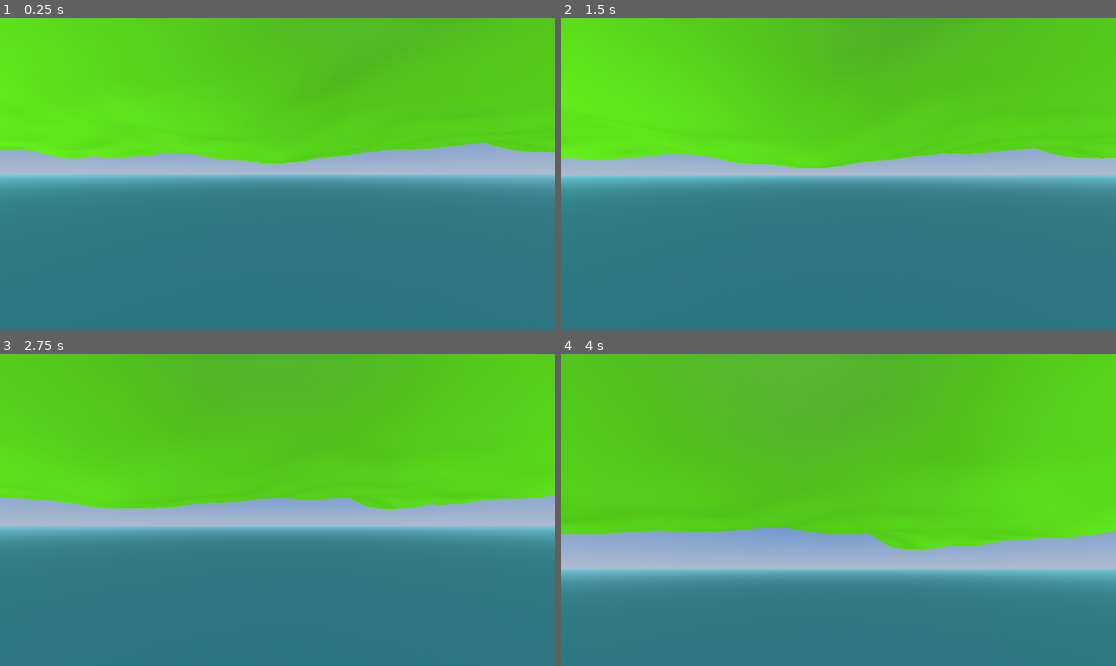
Above: before the commit, frames 1-4 (two rows, left to right).
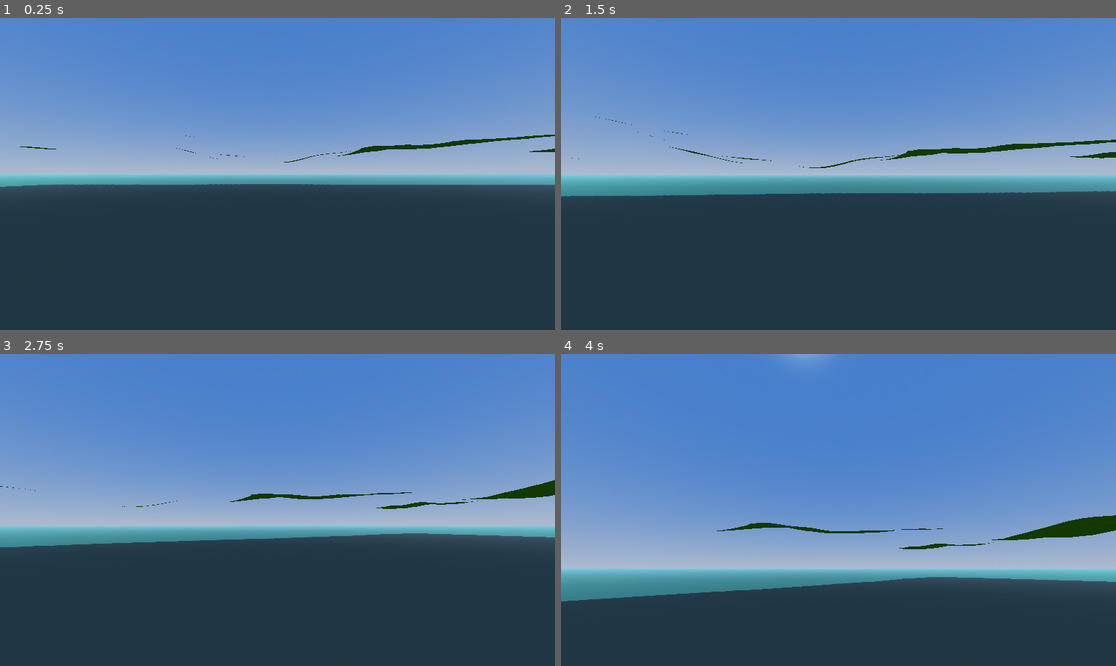
Above: after the commit, the same moments.

Repository: Caspianlake/SandboxGame
Game: Godot game, scene res://Scenes/root.tscn
The game is run twice, just before and just after one commit, with the same random seed, the same clock (stepped at 60 frames per second) and the same inputs.
Inputs (mouse positions are in pixels of both pictures, inside the frame that each line leads up to):
- Up to frame 1 (0.25 s): no input
- Up to frame 2 (1.5 s): tap Enter at 0.5 s; move the mouse to (866, 174) at 0.52 s; hold W (Forward) 0.53-1.28 s; hold \ (CameraLock) 0.53-1.28 s; tap Space (Jump) at 0.77 s; move the mouse to (727, 189) at 1.27 s; hold S (Backward) from 1.28 s (still down); tap \ (CameraLock) at 1.35 s
- Up to frame 3 (2.75 s): tap Space (Jump) at 1.52 s; move the mouse to (288, 503) at 2.02 s; release S (Backward) at 2.03 s; hold W (Forward) from 2.03 s (still down); hold \ (CameraLock) from 2.03 s (still down)
- Up to frame 4 (4 s): keep holding W (Forward); move the mouse to (810, 572) at 2.77 s; release \ (CameraLock) at 2.78 s; tap \ (CameraLock) at 2.85 s; tap Space (Jump) at 3.02, 3.77 s; move the mouse to (877, 513) at 3.52 s; hold \ (CameraLock) from 3.53 s (still down)

The runs differ from the first frame. In frame 1, 90% of the frame differs, in the area x 0-100%, y 0-100%; in frame 2, 89%; in frame 3, 88%; in frame 4, 84%.

Commit message:
Update surface_nets.gd

Diff:
--- a/Scripts/Terrain/surface_nets.gd
+++ b/Scripts/Terrain/surface_nets.gd
@@ -101,10 +101,11 @@
 					var c4 = _safe_map_idx(x, y, z + 1, cell_dims, cell_map)
 
 					if c1 != -1 and c2 != -1 and c3 != -1 and c4 != -1:
+						# Godot uses clockwise winding - swap order based on which side is inside
 						if v0 < iso_level:
+							_add_quad(indices, c4, c3, c2, c1)
+						else:
 							_add_quad(indices, c1, c2, c3, c4)
-						else:
-							_add_quad(indices, c4, c3, c2, c1)
 
 	# Y-axis edges: connect cells sharing an edge along Y
 	for x in range(cell_dims.x - 1):
@@ -123,10 +124,11 @@
 					var c4 = _safe_map_idx(x + 1, y, z, cell_dims, cell_map)
 
 					if c1 != -1 and c2 != -1 and c3 != -1 and c4 != -1:
+						# Godot uses clockwise winding - swap order based on which side is inside
 						if v0 < iso_level:
+							_add_quad(indices, c4, c3, c2, c1)
+						else:
 							_add_quad(indices, c1, c2, c3, c4)
-						else:
-							_add_quad(indices, c4, c3, c2, c1)
 
 	# Z-axis edges: connect cells sharing an edge along Z
 	for x in range(cell_dims.x - 1):
@@ -145,10 +147,11 @@
 					var c4 = _safe_map_idx(x, y + 1, z, cell_dims, cell_map)
 
 					if c1 != -1 and c2 != -1 and c3 != -1 and c4 != -1:
+						# Godot uses clockwise winding - swap order based on which side is inside
 						if v0 < iso_level:
+							_add_quad(indices, c4, c3, c2, c1)
+						else:
 							_add_quad(indices, c1, c2, c3, c4)
-						else:
-							_add_quad(indices, c4, c3, c2, c1)
 
 	if vertices.is_empty() or indices.is_empty():
 		return null
@@ -211,7 +214,9 @@
 				 (c011 - c010) * (1.0 - fx) * fy + \
 				 (c111 - c110) * fx * fy
 
-	var normal = Vector3(grad_x, grad_y, grad_z)
+	# Negate gradient: SDF gradient points from inside (negative) to outside (positive)
+	# We want normals pointing outward from the surface (away from inside)
+	var normal = -Vector3(grad_x, grad_y, grad_z)
 	if normal.length_squared() > 0.0001:
 		return normal.normalized()
 	return Vector3.UP
